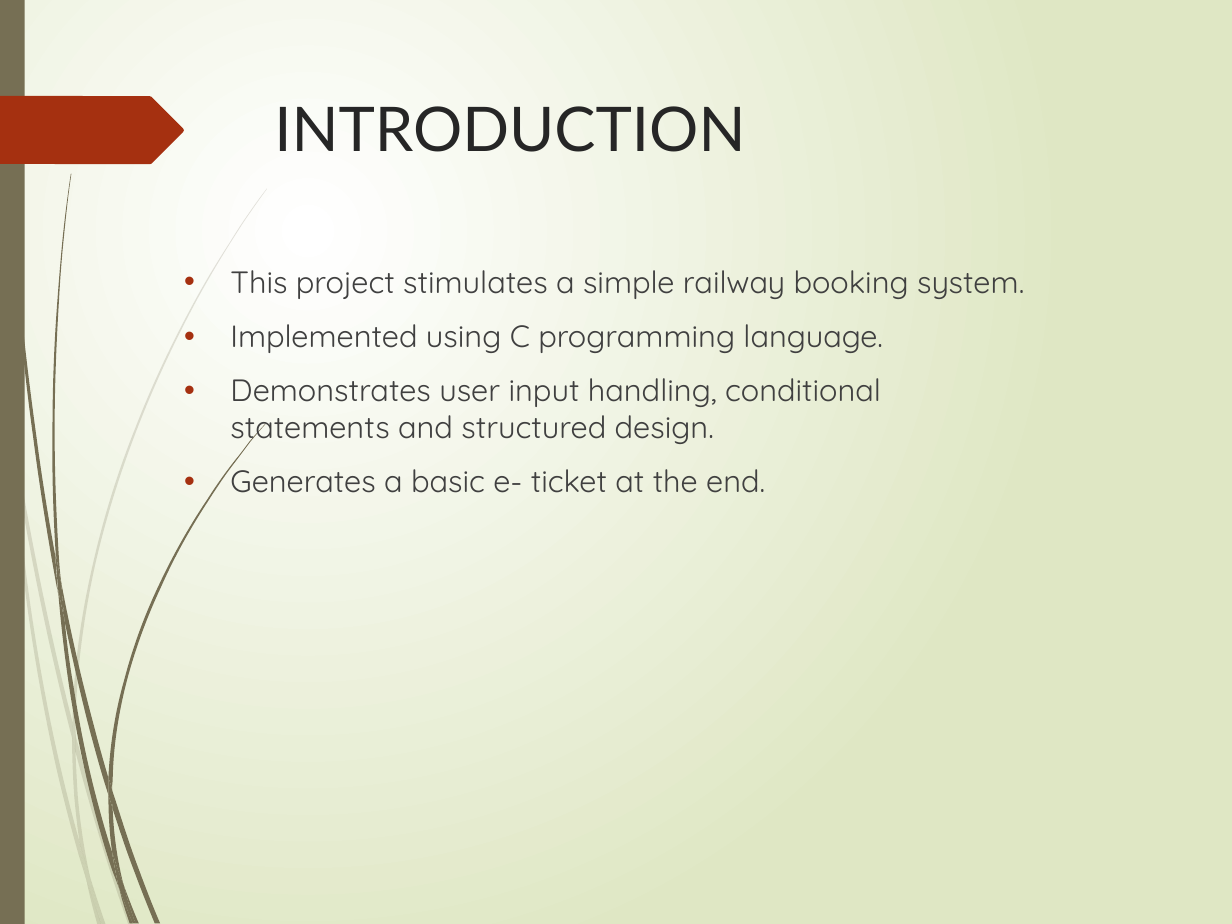
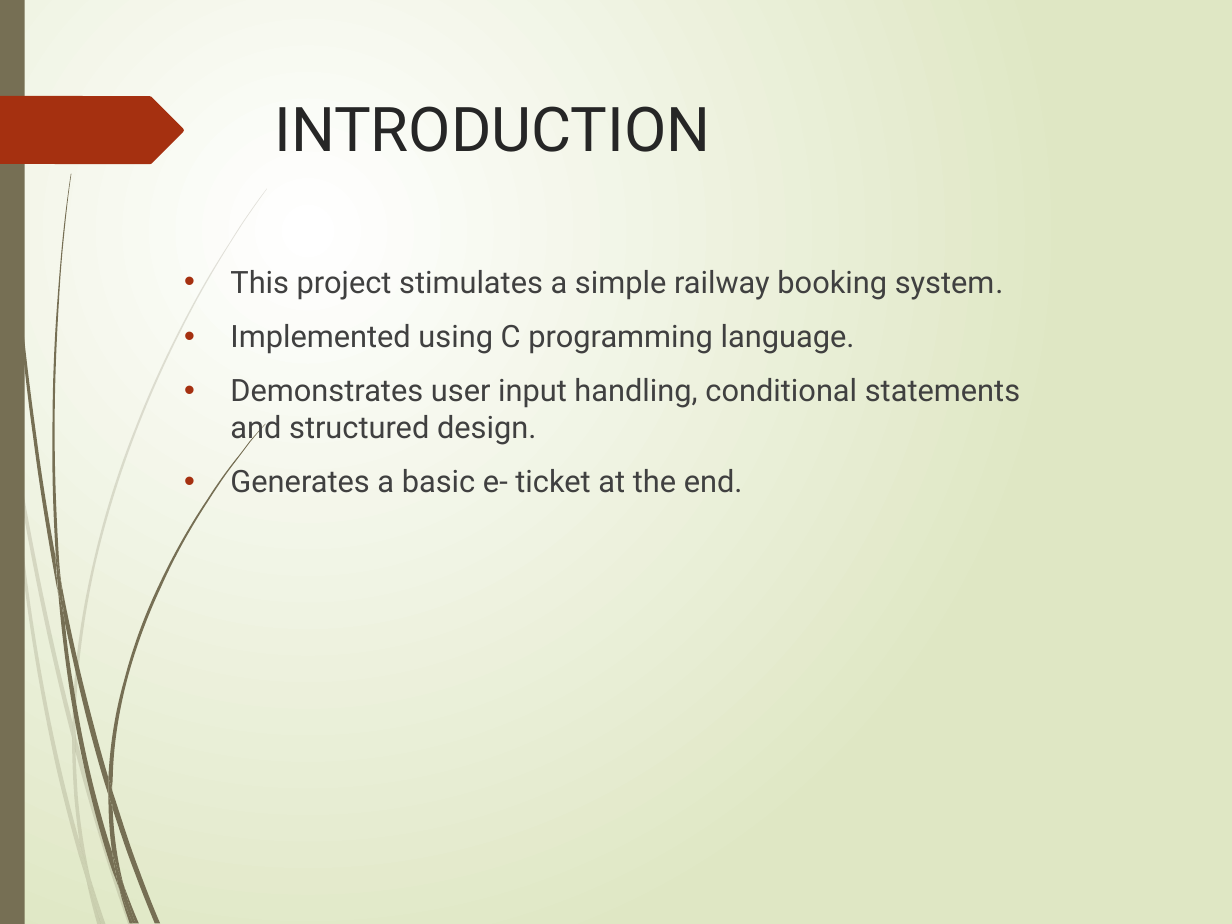
Before and after one commit to Sarah-kundu/Project-, a slide deck: slide 2 of Project/Project_Presentation_Sarah_Kundu.pptx. Drawn at 1232x924 pixels with LibreOffice and Linux fonts; fonts in the diff are those of the drawing. Boxes give left, top, right and bottom in pixels: in the first picture for what was removed or moved away, otherwise in the second. Text is boxed around its words. In the diff, an @@ line names an element or a change of style, - is before the commit and + after.

```diff
--- a/Project/Project_Presentation_Sarah_Kundu.pptx
+++ b/Project/Project_Presentation_Sarah_Kundu.pptx
@@ title "INTRODUCTION" at (x1=274, y1=106, x2=710, y2=152): font Lato to Roboto @@
@@ text "This project stimulates a simple ..." at (x1=230, y1=270, x2=1020, y2=493): font Quicksand to Roboto @@
```
Also in this commit, not shown: 3 other slides changed, 4 slides added, 2 slides removed.
